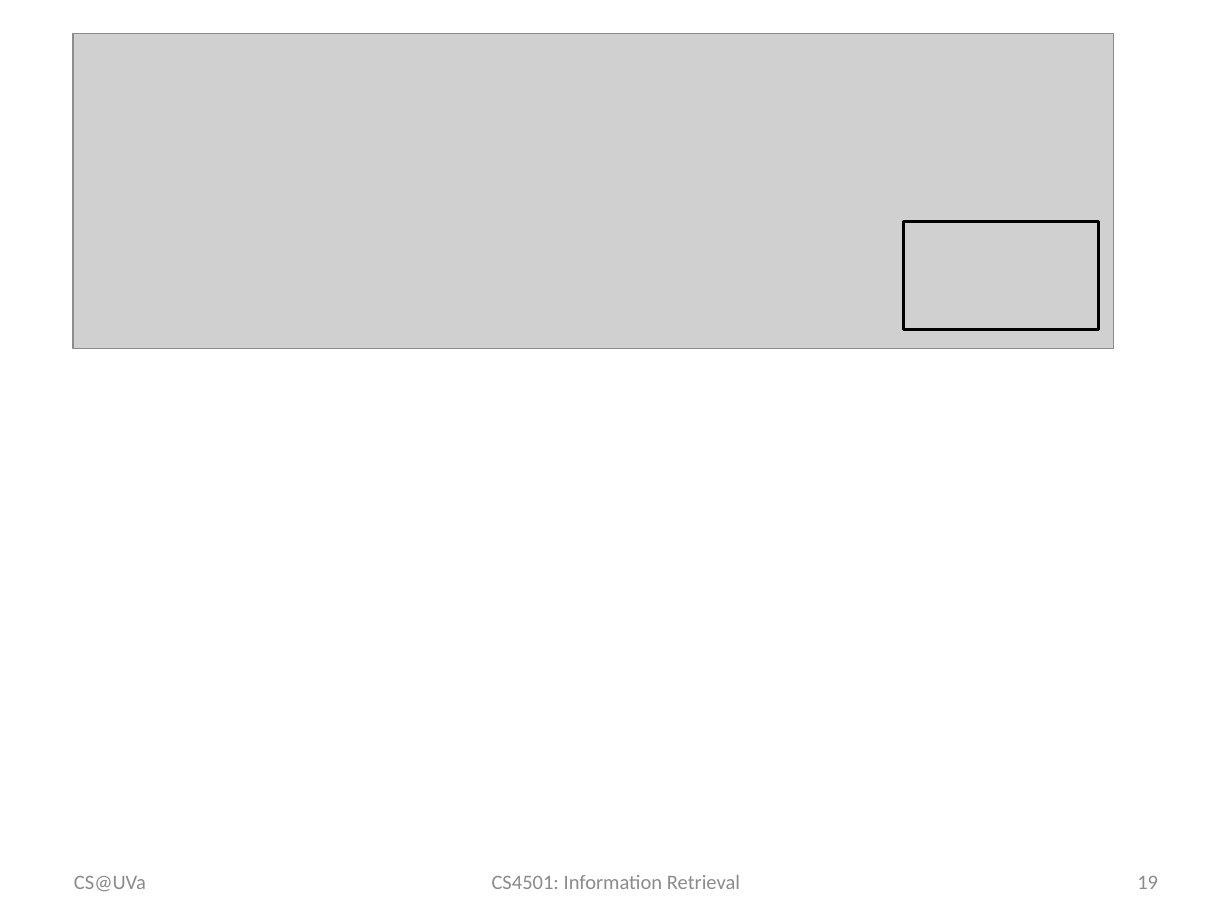
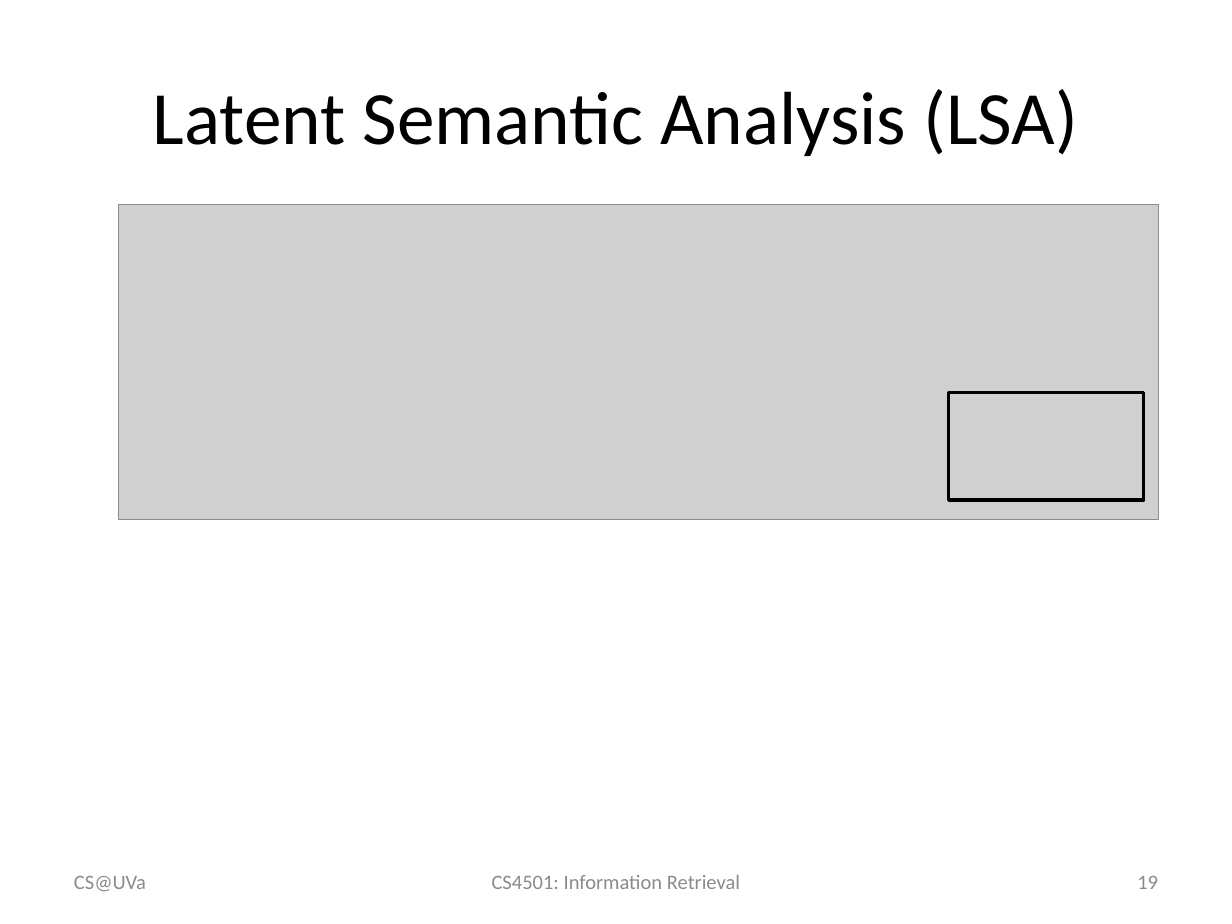
Before and after one commit to wang296/IR2015, a slide deck: slide 19 of docs/Latent Semantic Analysis.pptx. Drawn at 1232x924 pixels with LibreOffice and Linux fonts; fonts in the diff are those of the drawing; grey boxes stand for pictures. Boxes give left, top, right and bottom in pixels: in the first picture for what was removed or moved away, otherwise in the second. Text is boxed around its words. In the diff, an @@ line names an element or a change of style, - is before the commit and + after.

```diff
--- a/docs/Latent Semantic Analysis.pptx
+++ b/docs/Latent Semantic Analysis.pptx
@@ title added at [153, 89, 1078, 156], 44 pt, text #000000 @@
+Latent Semantic Analysis (LSA)
@@ picture: place and size @@
-picture at [73, 33, 1112, 349]
+picture at [118, 205, 1158, 520]
@@ rectangle: place and size @@
-rectangle at [903, 222, 1098, 329]
+rectangle at [949, 393, 1143, 500]
```
Also in this commit, not shown: 1 other file.
